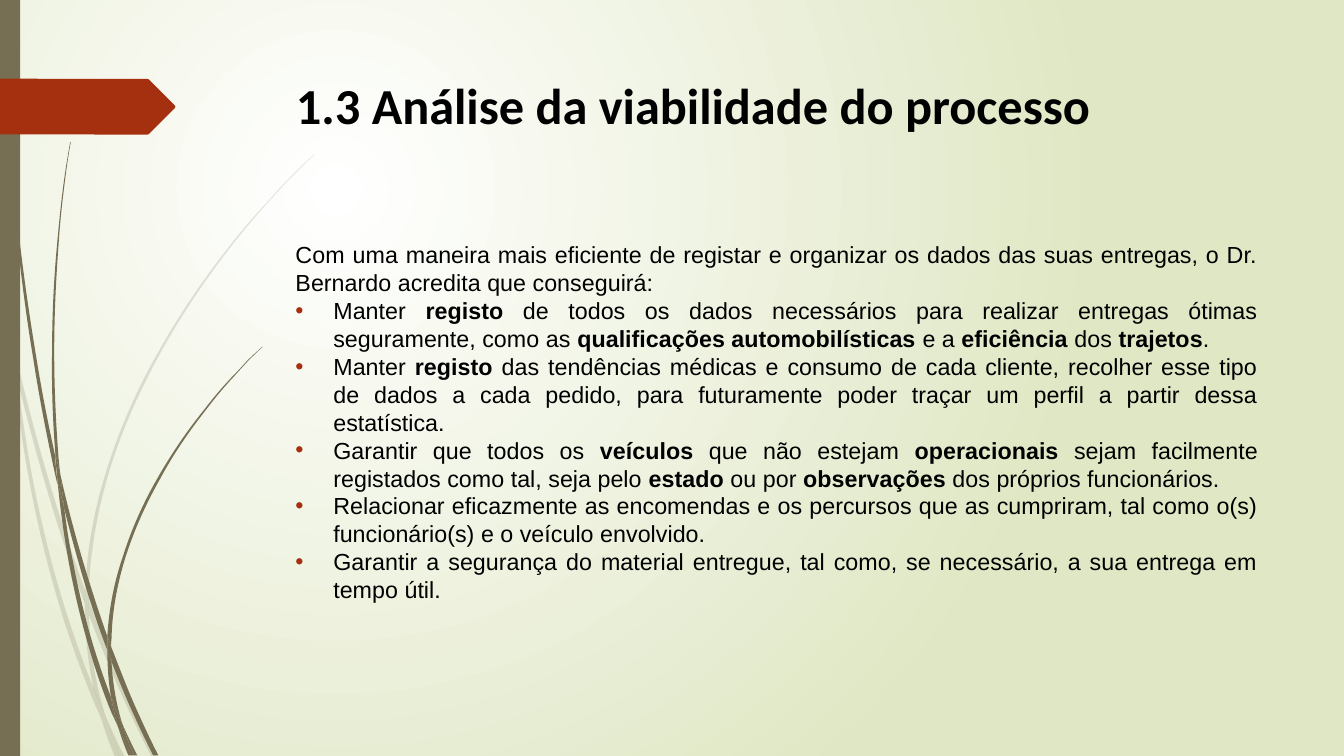
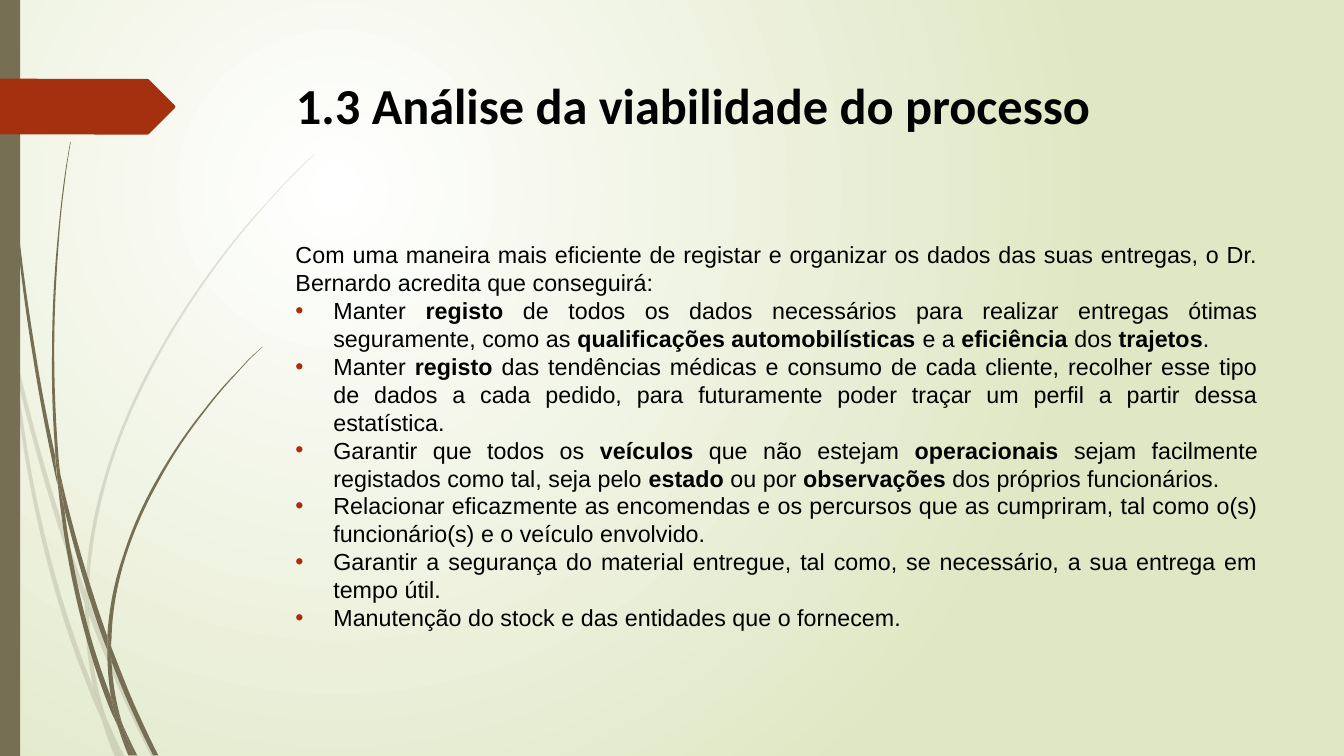
Before and after one commit to Lucenix/BD-TP, a slide deck: slide 9 of Apresentação1.pptx. Drawn at 1344x756 pixels with LibreOffice and Linux fonts; fonts in the diff are those of the drawing. Boxes give left, top, right and bottom in pixels: in the first picture for what was removed or moved away, otherwise in the second. Text is boxed around its words. In the diff, an @@ line names an element or a change of style, - is before the commit and + after.

```diff
--- a/Apresentação1.pptx
+++ b/Apresentação1.pptx
@@ text at [333,609,901,631]: paragraph added @@
+• Manutenção do stock e das entidades que o fornecem.
```
Also in this commit, not shown: 8 other slides changed, 12 slides added, 5 slides removed.
